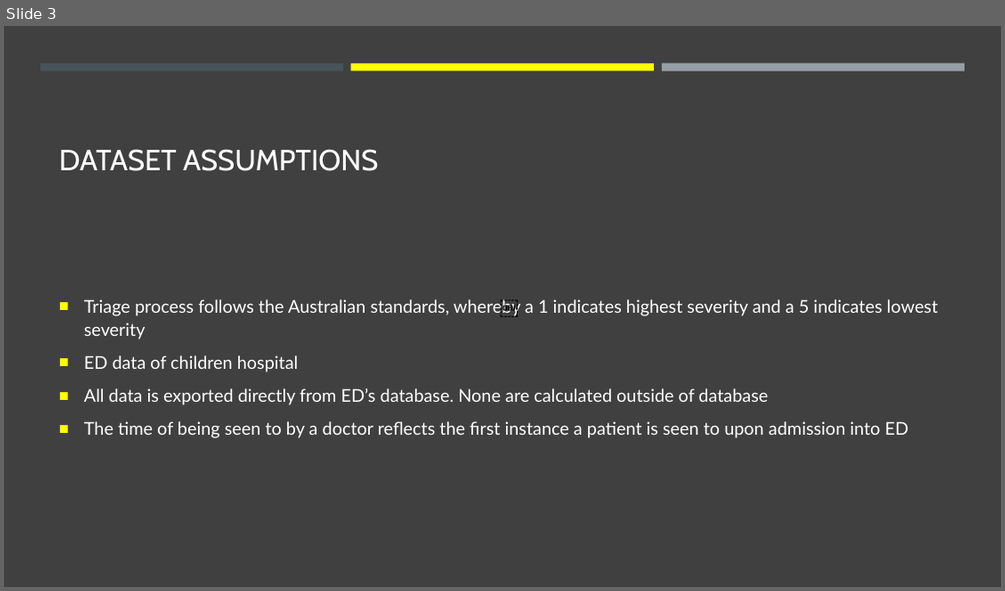
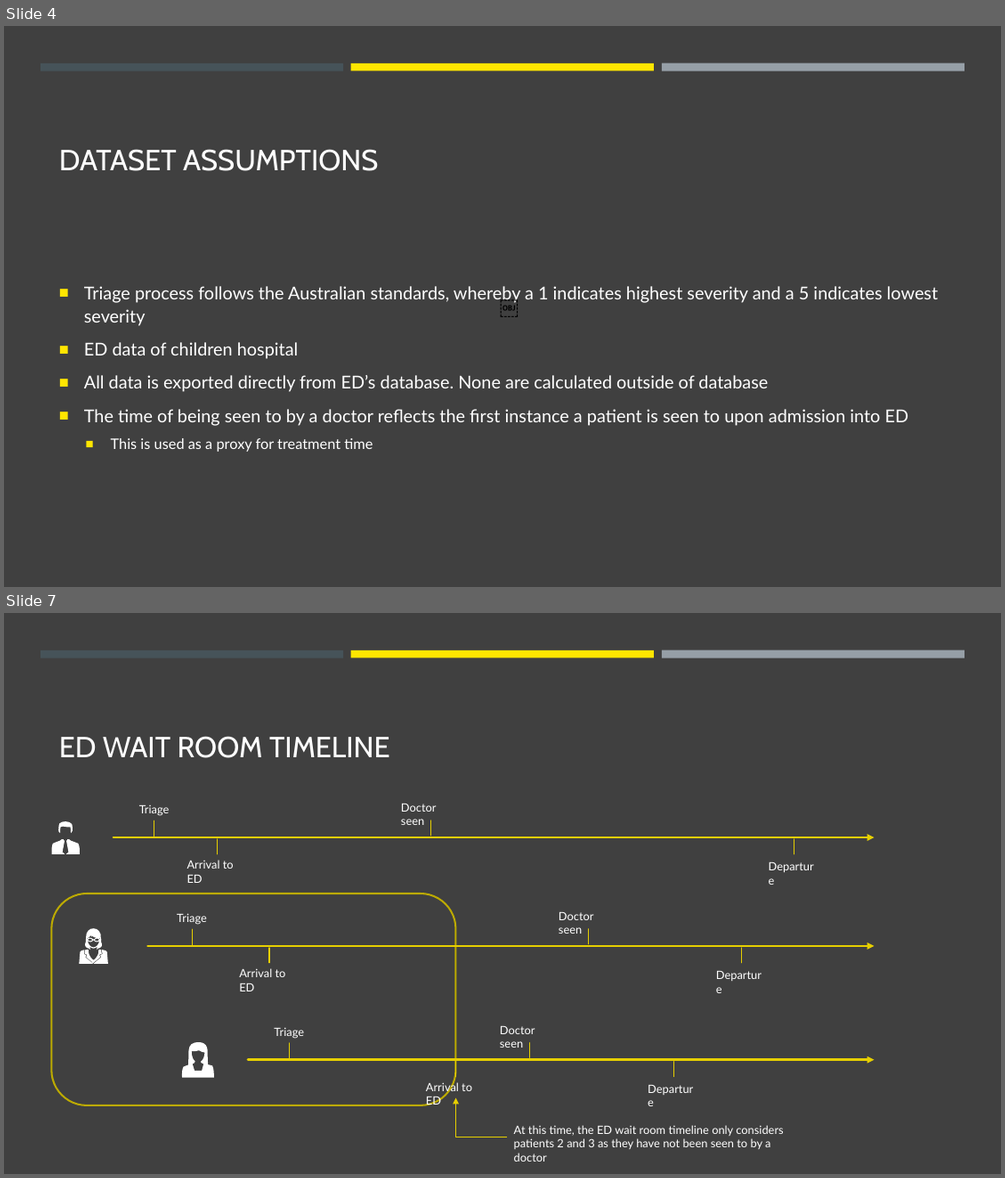
Before and after one commit to jasonnguyen3697/EY_DataChallenge, a slide deck: stuff.pptx. Shown one above the other, each under a label of ours: slide 3 before the commit, slides 4 and 7 after it; the slides between them are not shown. The pictures are 1005x591 and 1005x1178 pixels, drawn with LibreOffice and Linux fonts; fonts in the diff are those of the drawing. Boxes give left, top, right and bottom in pixels: in the first picture for what was removed or moved away, otherwise in the second. Text is boxed around its words. In the diff, an @@ line names an element or a change of style, - is before the commit and + after.

```diff
--- a/stuff.pptx
+++ b/stuff.pptx
@@ slide 7 added at bbox=[4, 613, 1001, 1174], background #404040; not listed: 3 template elements that a slide beside it also shows @@
@@ title added at bbox=[59, 736, 390, 758], 28 pt, text #FFFFFF @@
+ED WAIT ROOM TIMELINE
@@ group added at bbox=[52, 803, 874, 883]: 4 lines, 4 texts, 1 freeform shape, 1 arrow @@
+Triage
+Arrival to ED
+Doctor seen
+Departure
@@ rounded rectangle added at bbox=[52, 893, 456, 1105], outline #BDAA00 1.75 pt @@
@@ group added at bbox=[79, 912, 874, 991]: 4 lines, 4 texts, 3 freeform shapes, 1 arrow @@
+Triage
+Arrival to ED
+Doctor seen
+Departure
@@ group added at bbox=[182, 1026, 874, 1105]: 4 lines, 4 texts, 1 arrow, 1 freeform shape @@
+Triage
+Arrival to ED
+Doctor seen
+Departure
@@ elbow arrow added from (507, 1136) to (455, 1097), #E6CF00 1 pt @@
@@ text added at bbox=[514, 1125, 783, 1161], 11 pt, text #FFFFFF @@
+At this time, the ED wait room timeline only considers patients 2 and 3 as they have not been seen to by a doctor
@@ what was slide 3 is now slide 4 @@
@@ slide 4 changed as well @@
@@ rectangle at bbox=[351, 63, 654, 70]: fill #FFFF00 to #FFE600 @@
@@ text at bbox=[84, 286, 938, 426]: bullet colour #FFFF00 to #FFE600 @@
@@ text at bbox=[111, 438, 372, 451]: paragraph added @@
+  ■ This is used as a proxy for treatment time
```
Also in this commit, not shown: 8 other slides changed, 6 other slides added, 4 slides removed.
